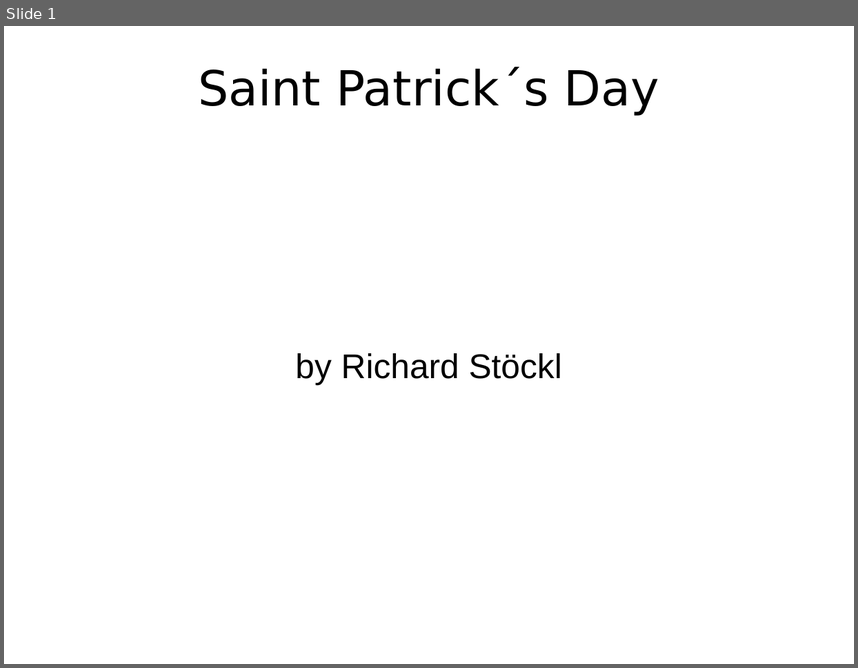
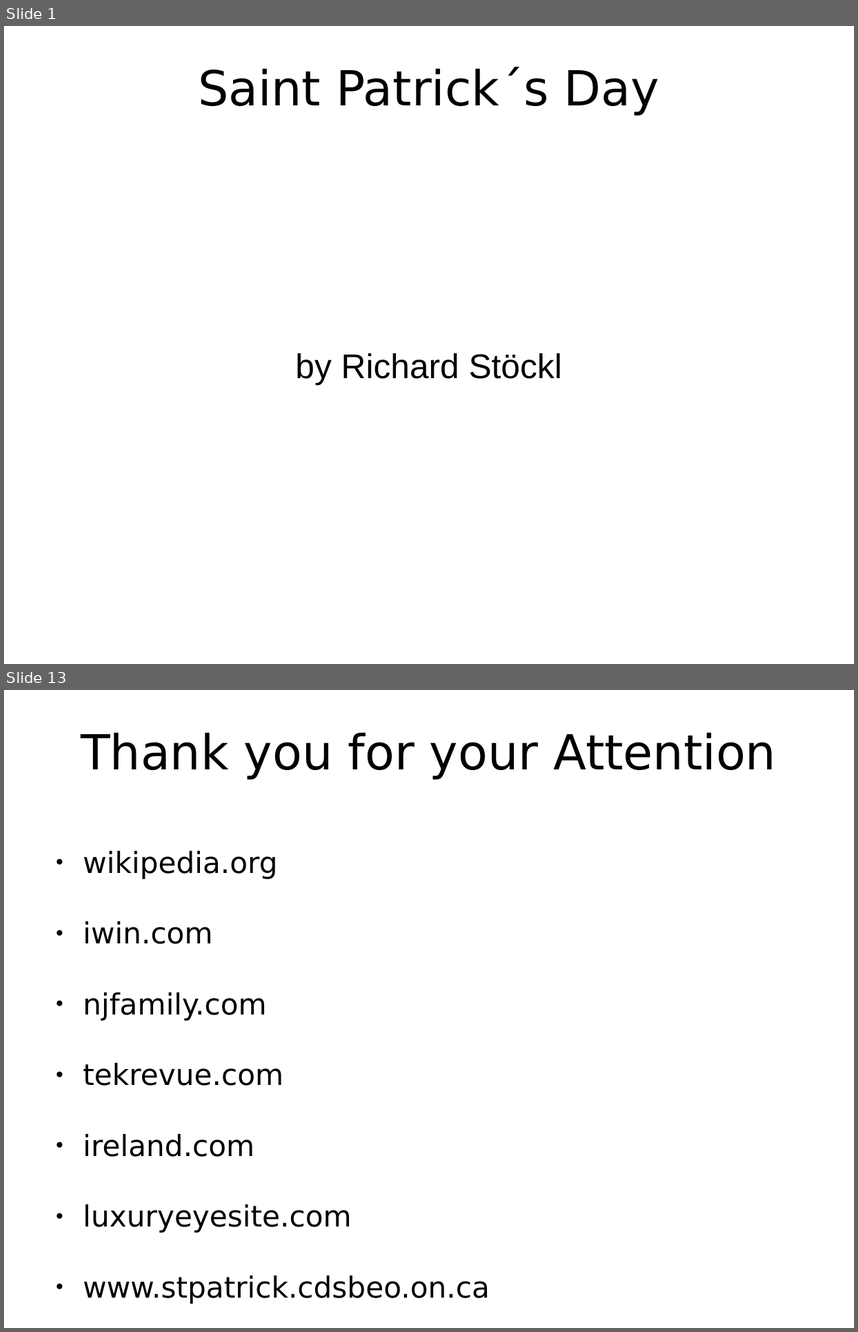
Before and after one commit to PraeluceantBoreus/eref, a slide deck: referat.odp. Shown one above the other, each under a label of ours: slide 1 before the commit, slides 1 and 13 after it; the slides between them are not shown. The pictures are 858x668 and 858x1332 pixels, drawn with LibreOffice and Linux fonts; fonts in the diff are those of the drawing; background and template pictures are left out. Boxes give left, top, right and bottom in pixels: in the first picture for what was removed or moved away, otherwise in the second. Text is boxed around its words. In the diff, an @@ line names an element or a change of style, - is before the commit and + after.

```diff
--- a/referat.odp
+++ b/referat.odp
@@ slide 13 added at box(4, 690, 854, 1328), background picture (left out) @@
@@ title added at box(81, 732, 776, 780), 45.1 pt, text #000000 @@
+Thank you for your Attention
@@ text added at box(83, 851, 490, 1303), 27.2 pt, text #000000 @@
+● wikipedia.org
+● iwin.com
+● njfamily.com
+● tekrevue.com
+● ireland.com
+● luxuryeyesite.com
+● www.stpatrick.cdsbeo.on.ca
```
Also in this commit, not shown: 8 slides changed, 3 other slides added, 1 other file.
